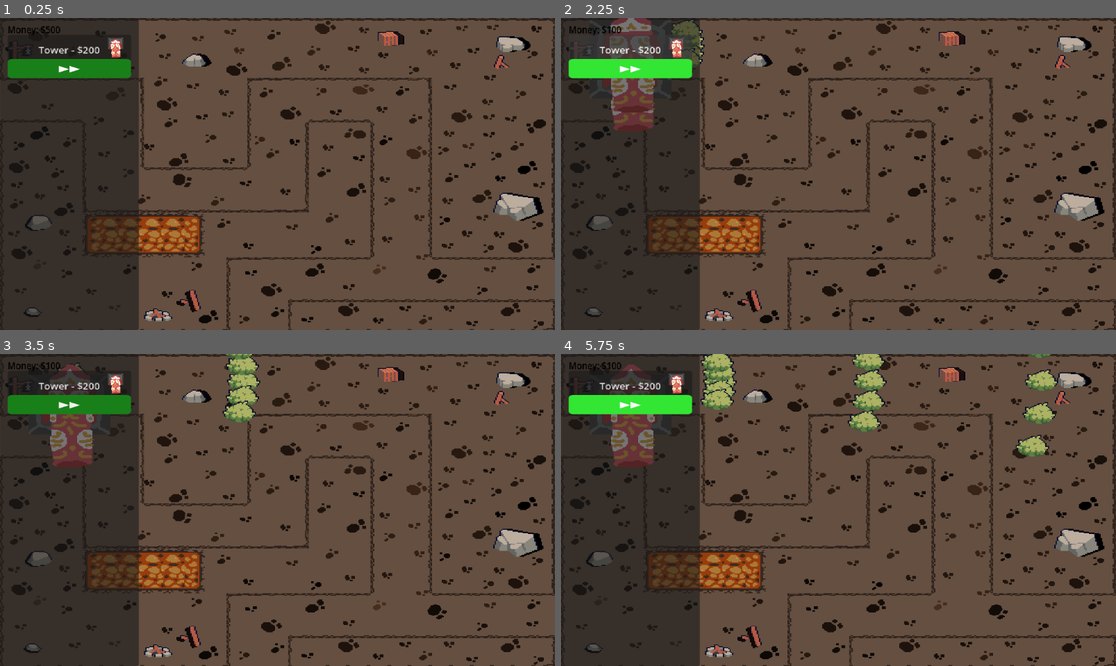
Above: before the commit, frames 1-4 (two rows, left to right).
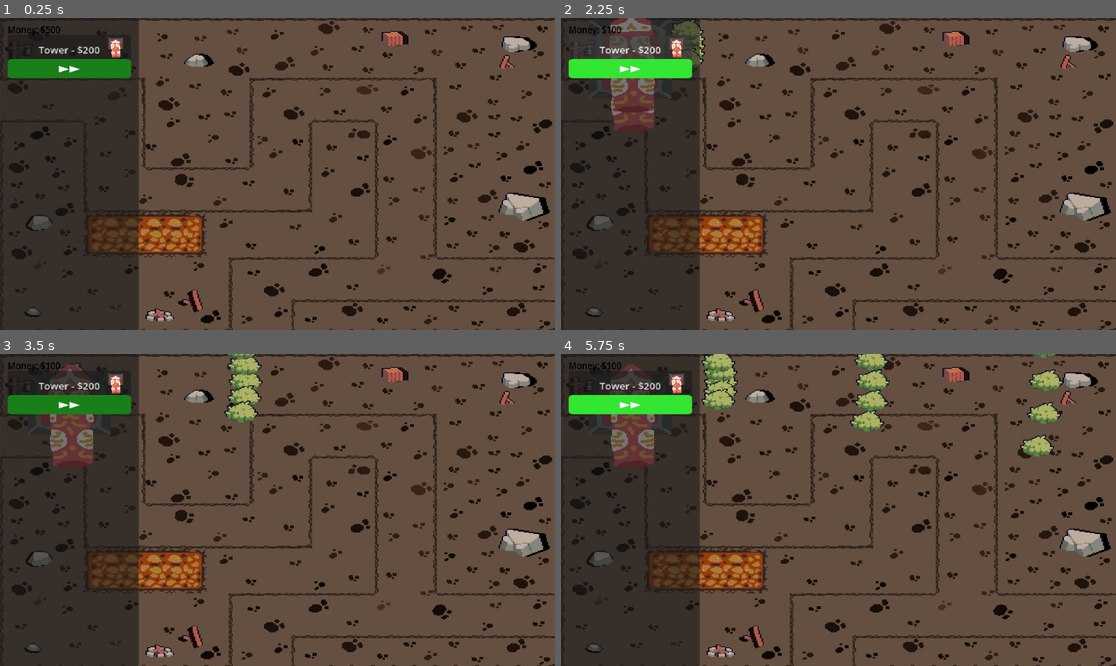
Above: after the commit, the same moments.

Repository: Matthewfrogman/Battle_towers
Game: Godot game, scene res://Maps/Map_2.tscn
Same seed, same stepped clock (60 frames per second), same inputs: the game is played once before the commit and once after it. This scene is started directly instead of the project's main scene.
Inputs (mouse positions are in pixels of both pictures, inside the frame that each line leads up to):
- Up to frame 1 (0.25 s): no input
- Up to frame 2 (2.25 s): click "Tower - $200" at 0.5 s; click "▶▶" at 1.25 s; click "Tower - $200" at 2 s
- Up to frame 3 (3.5 s): click "▶▶" at 2.75 s
- Up to frame 4 (5.75 s): click "Tower - $200" at 3.5 s; click "▶▶" at 4.25 s; move the mouse to (960, 494) at 5.02 s; click (960, 494) at 5.17 s

The runs differ from the first frame. In frame 1, 10% of the frame differs, in the area x 1-100%, y 0-100%; in frame 2, 10%; in frame 3, 11%; in frame 4, 11%.

Commit message:
changed size

Diff:
--- a/Maps/Map_2.tscn
+++ b/Maps/Map_2.tscn
@@ -94,7 +94,7 @@
 
 [node name="TileMap" type="TileMap" unique_id=549878597]
 self_modulate = Color(0.8346143, 0.8346143, 0.8346143, 1)
-scale = Vector2(2.67, 1.94)
+scale = Vector2(2.7, 1.94)
 tile_set = SubResource("TileSet_v3cbb")
 format = 2
 layer_0/tile_data = PackedInt32Array(0, 0, 1, 65536, 0, 2, 131072, 65536, 1342177283, 1, 65536, 1, 65537, 65536, 2, 131 …(10882 unchanged characters)…
